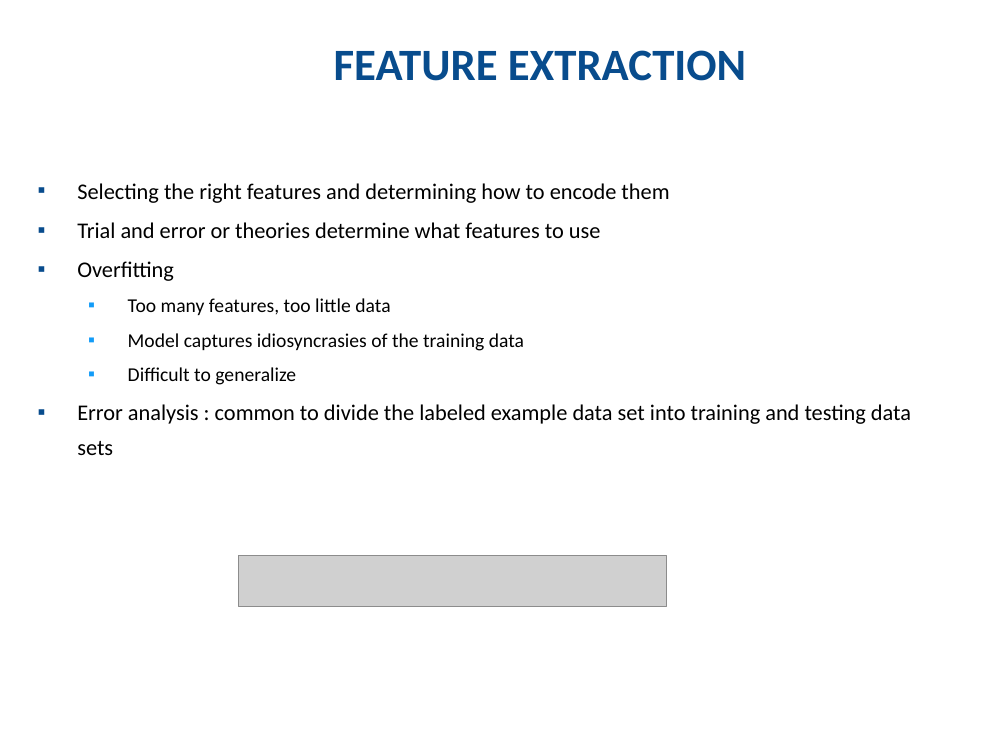
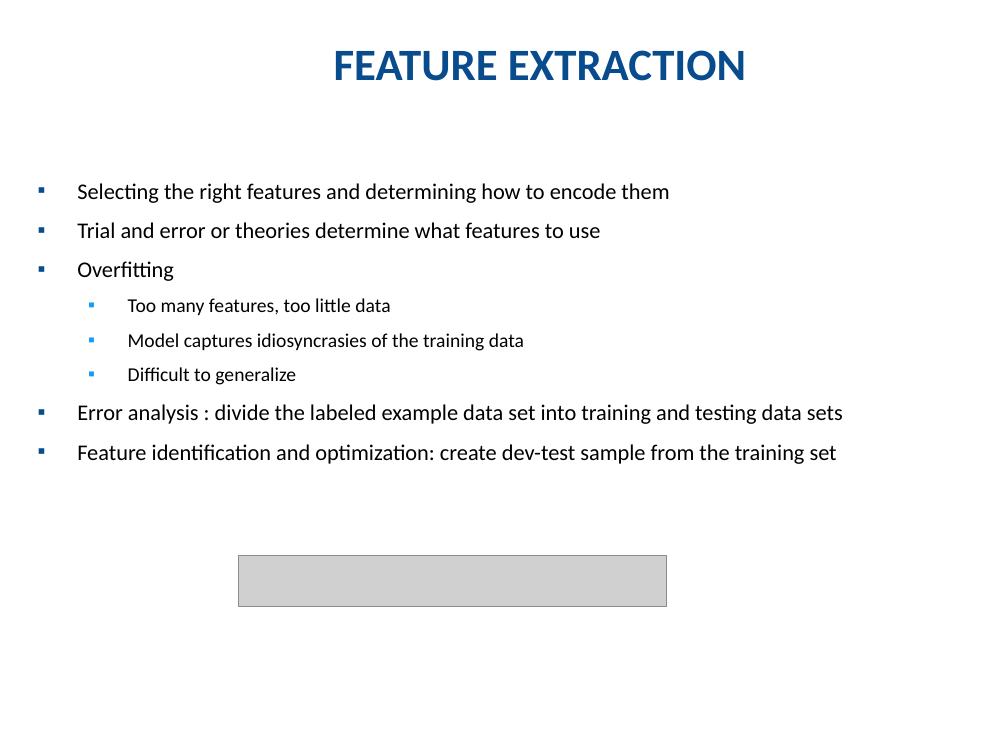
Before and after one commit to km-Poonacha/python4phd, a slide deck: slide 6 of Session 3/Python for docs - Session 3 V0.1.pptx. Drawn at 1008x756 pixels with LibreOffice and Linux fonts; fonts in the diff are those of the drawing; grey boxes stand for pictures; background and template pictures are left out. Boxes give left, top, right and bottom in pixels: in the first picture for what was removed or moved away, otherwise in the second. Text is boxed around its words. In the diff, an @@ line names an element or a change of style, - is before the commit and + after.

```diff
--- a/Session 3/Python for docs - Session 3 V0.1.pptx
+++ b/Session 3/Python for docs - Session 3 V0.1.pptx
@@ text at [77,404,843,464]: text changed @@
-▪ Error analysis : common to divide the labeled example data set into training and testing data sets
+▪ Error analysis : divide the labeled example data set into training and testing data sets
+▪ Feature identification and optimization: create dev-test sample from the training set
```
Also in this commit, not shown: 1 other slide changed.
